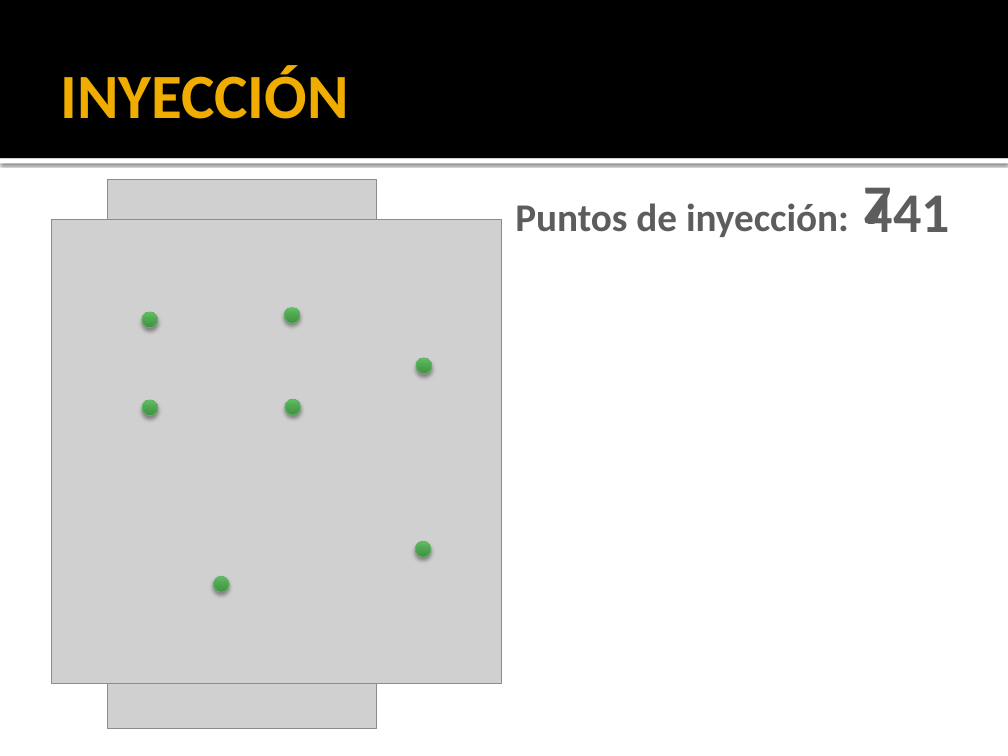
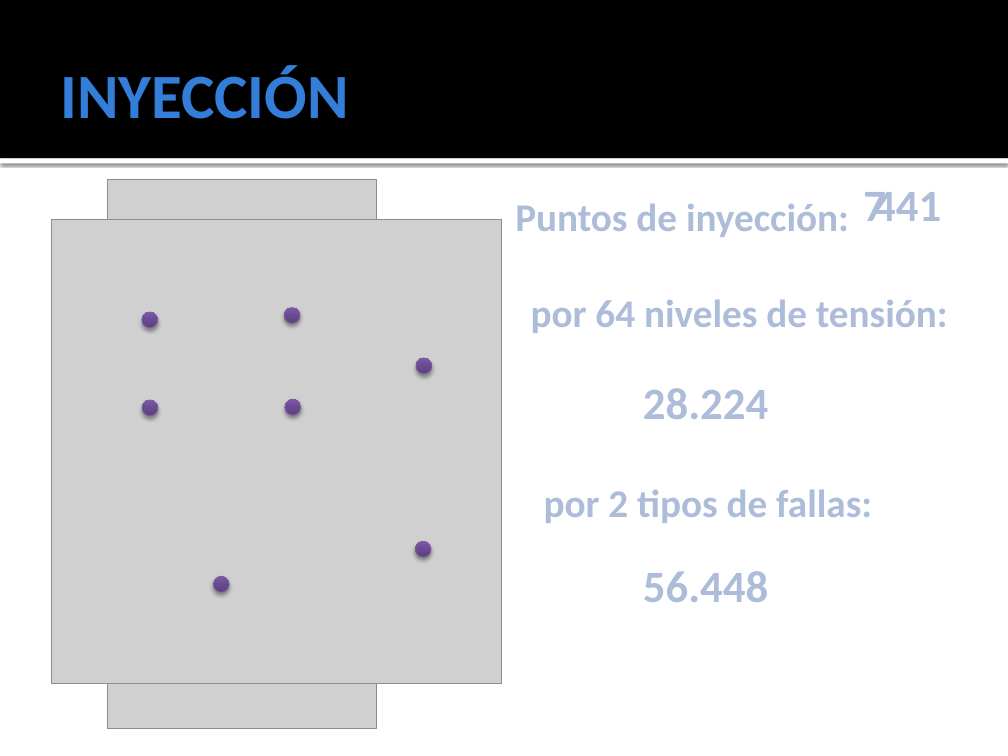
Before and after one commit to ginotkj/fiocs, a slide deck: slide 13 of Documentation/Documentacion/PRESENTACION.pptx. Drawn at 1008x756 pixels with LibreOffice and Linux fonts; fonts in the diff are those of the drawing; grey boxes stand for pictures. Boxes give left, top, right and bottom in pixels: in the first picture for what was removed or moved away, otherwise in the second. Text is boxed around its words. In the diff, an @@ line names an element or a change of style, - is before the commit and + after.

```diff
--- a/Documentation/Documentacion/PRESENTACION.pptx
+++ b/Documentation/Documentacion/PRESENTACION.pptx
@@ title "INYECCIÓN" at (60, 65, 348, 119): text colour #F0AD00 to #337ED9 @@
@@ text "7" at (863, 192, 886, 221): size 40 to 32 pt, text colour gradient #555555 to #5D5D5D to #000000 to gradient #87B2FF to #3A5F8C, letter outline #FFFFFF 1.4 pt to #FCFCFD 1.4 pt @@
@@ text "441" at (873, 192, 941, 221): size 40 to 32 pt, text colour gradient #555555 to #5D5D5D to #000000 to gradient #87B2FF to #3A5F8C, letter outline #FFFFFF 1.4 pt to #FCFCFD 1.4 pt @@
@@ text "441": place and size @@
-text "441" at (865, 187, 950, 232)
+text "441" at (873, 192, 941, 221)
@@ text "Puntos de inyección:" at (515, 203, 849, 237): text colour gradient #555555 to #5D5D5D to #000000 to gradient #87B2FF to #3A5F8C, letter outline #FFFFFF 1.4 pt to #FCFCFD 1.4 pt @@
@@ text added at (531, 299, 948, 333), 28 pt, text gradient #87B2FF to #3A5F8C, bold @@
+por 64 niveles de tensión:
@@ text added at (643, 388, 768, 419), 32 pt, text gradient #87B2FF to #3A5F8C, bold @@
+28.224
@@ text added at (544, 489, 872, 523), 28 pt, text gradient #87B2FF to #3A5F8C, bold @@
+por 2 tipos de fallas:
@@ fill gradient #438F45 to #4FA851 to #5CC35F to gradient #5C407E to #6C4B94 to #7E58AC; outline #67B569 0.5 pt to #7D60A0 0.5 pt in 7 elements at (142, 311, 158, 328), (142, 400, 158, 416), (284, 307, 300, 324), (285, 399, 301, 415), (214, 577, 230, 593), (416, 358, 432, 374), (415, 541, 431, 557) @@
@@ text added at (643, 571, 768, 602), 32 pt, text gradient #87B2FF to #3A5F8C, bold @@
+56.448
```
Also in this commit, not shown: 14 other slides changed.
